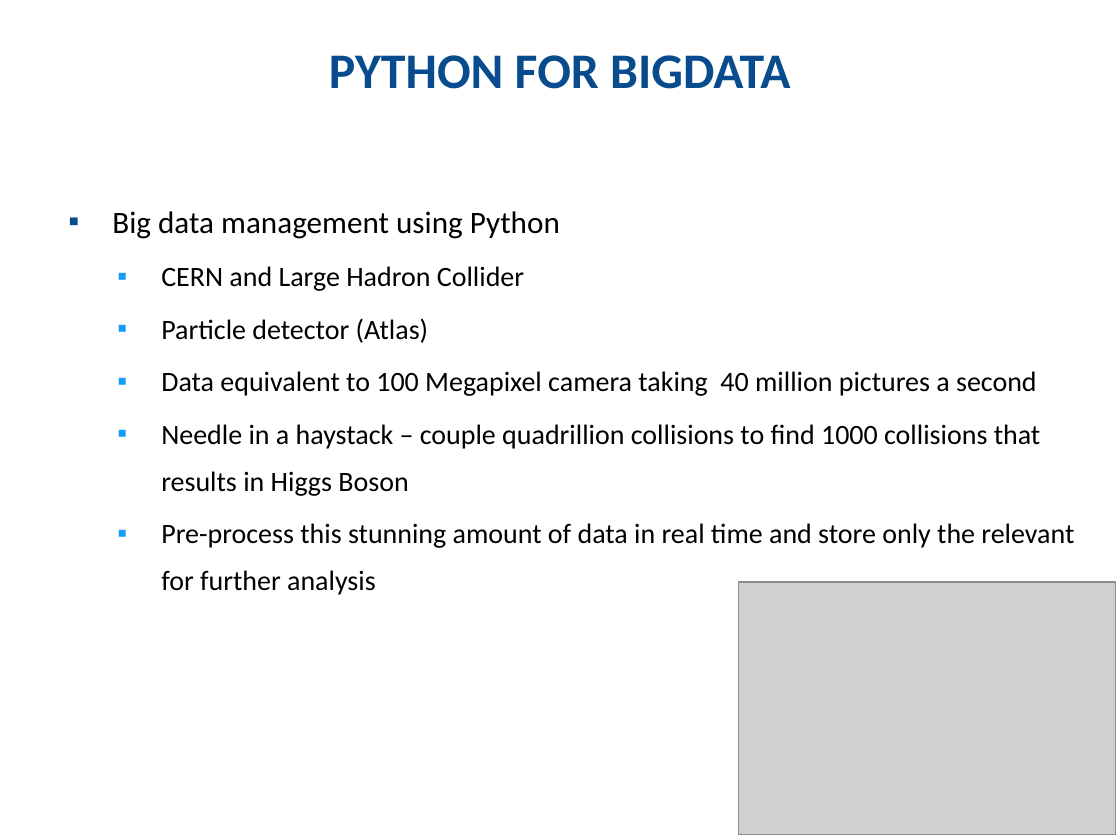
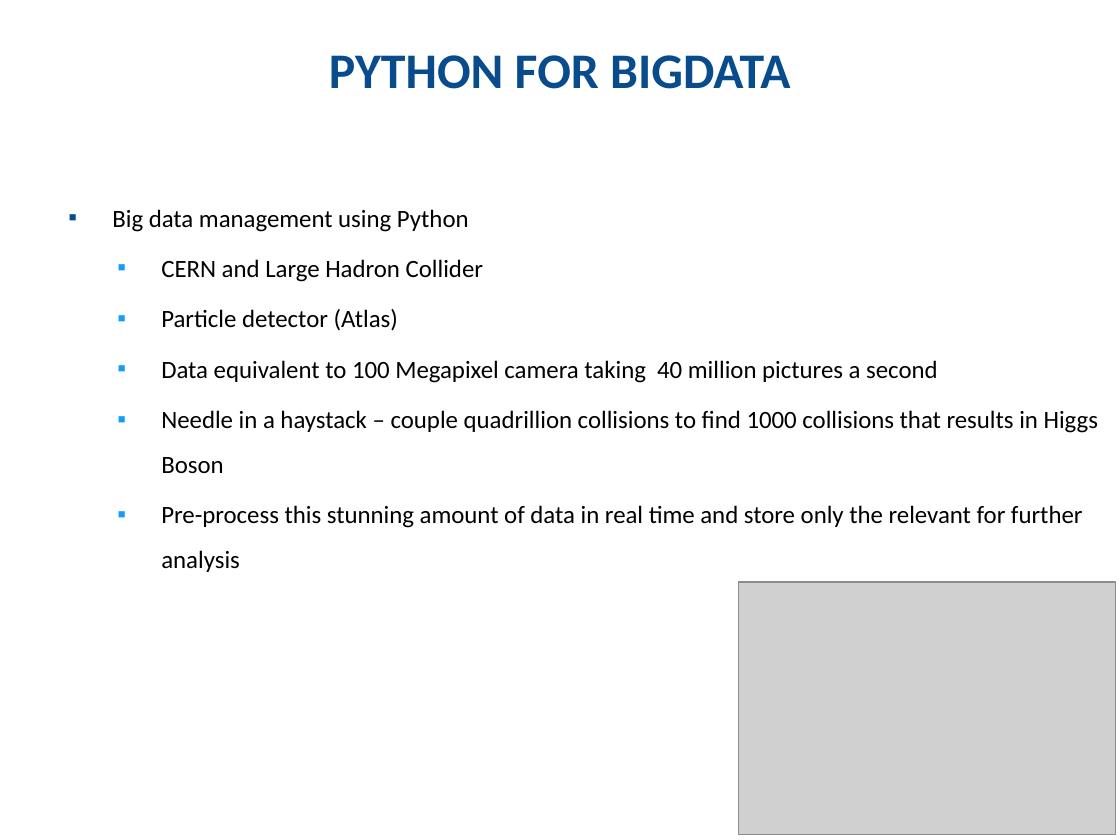
Before and after one commit to km-Poonacha/python4phd, a slide deck: slide 5 of Session 1/Python - Session 1 May 2019.pptx. Drawn at 1120x840 pixels with LibreOffice and Linux fonts; fonts in the diff are those of the drawing; grey boxes stand for pictures; background and template pictures are left out. Boxes give left, top, right and bottom in pixels: in the first picture for what was removed or moved away, otherwise in the second. Text is boxed around its words. In the diff, an @@ line names an element or a change of style, - is before the commit and + after.

```diff
--- a/Session 1/Python - Session 1 May 2019.pptx
+++ b/Session 1/Python - Session 1 May 2019.pptx
@@ text "Big data management using Python" at [112, 209, 1098, 572]: size 20 to 16 pt in "Big data management using Python"; size 18 to 16 pt; line spacing 1.4 to 1.5 @@
```
Also in this commit, not shown: 1 other slide changed.
